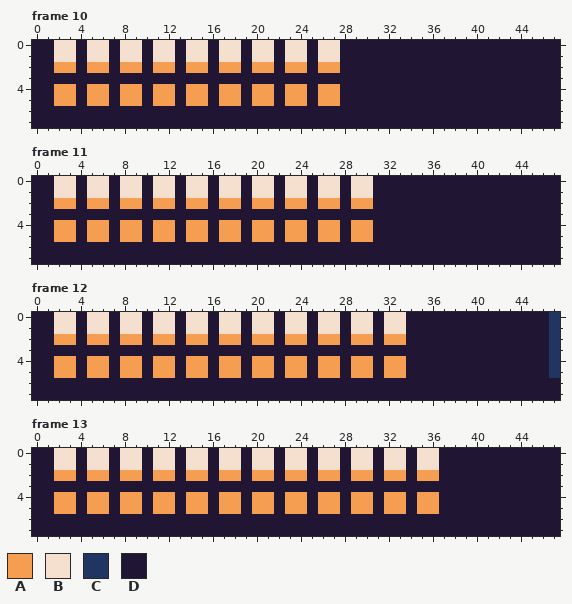
Two versions of one pixel-art file, asset-creation/streaks.aseprite. Above is the file before it was changed.
48x8 pixels, 16 frames. Shown: frame 10, frame 11, frame 12, frame 13. The commit also changed other frames, which this record leaves out.
Visible layers, top first: "streaks", "background".
Palette (. is transparent): A #f59d51  B #f5dfce  C #203562  D #201533
Pixels before, frame 10, first column x 0:
0 DDBBDBBDBBDBBDBBDBBDBBDBBDBBDDDDDDDDDDDDDDDDDDDD
1 DDBBDBBDBBDBBDBBDBBDBBDBBDBBDDDDDDDDDDDDDDDDDDDD
2 DDAADAADAADAADAADAADAADAADAADDDDDDDDDDDDDDDDDDDD
3 DDDDDDDDDDDDDDDDDDDDDDDDDDDDDDDDDDDDDDDDDDDDDDDD
4 DDAADAADAADAADAADAADAADAADAADDDDDDDDDDDDDDDDDDDD
5 DDAADAADAADAADAADAADAADAADAADDDDDDDDDDDDDDDDDDDD
6 DDDDDDDDDDDDDDDDDDDDDDDDDDDDDDDDDDDDDDDDDDDDDDDD
7 DDDDDDDDDDDDDDDDDDDDDDDDDDDDDDDDDDDDDDDDDDDDDDDD
Pixels before, frame 11, first column x 0:
0 DDBBDBBDBBDBBDBBDBBDBBDBBDBBDBBDDDDDDDDDDDDDDDDD
1 DDBBDBBDBBDBBDBBDBBDBBDBBDBBDBBDDDDDDDDDDDDDDDDD
2 DDAADAADAADAADAADAADAADAADAADAADDDDDDDDDDDDDDDDD
3 DDDDDDDDDDDDDDDDDDDDDDDDDDDDDDDDDDDDDDDDDDDDDDDD
4 DDAADAADAADAADAADAADAADAADAADAADDDDDDDDDDDDDDDDD
5 DDAADAADAADAADAADAADAADAADAADAADDDDDDDDDDDDDDDDD
6 DDDDDDDDDDDDDDDDDDDDDDDDDDDDDDDDDDDDDDDDDDDDDDDD
7 DDDDDDDDDDDDDDDDDDDDDDDDDDDDDDDDDDDDDDDDDDDDDDDD
Pixels before, frame 12, first column x 0:
0 DDBBDBBDBBDBBDBBDBBDBBDBBDBBDBBDBBDDDDDDDDDDDDDC
1 DDBBDBBDBBDBBDBBDBBDBBDBBDBBDBBDBBDDDDDDDDDDDDDC
2 DDAADAADAADAADAADAADAADAADAADAADAADDDDDDDDDDDDDC
3 DDDDDDDDDDDDDDDDDDDDDDDDDDDDDDDDDDDDDDDDDDDDDDDC
4 DDAADAADAADAADAADAADAADAADAADAADAADDDDDDDDDDDDDC
5 DDAADAADAADAADAADAADAADAADAADAADAADDDDDDDDDDDDDC
6 DDDDDDDDDDDDDDDDDDDDDDDDDDDDDDDDDDDDDDDDDDDDDDDD
7 DDDDDDDDDDDDDDDDDDDDDDDDDDDDDDDDDDDDDDDDDDDDDDDD
Pixels before, frame 13, first column x 0:
0 DDBBDBBDBBDBBDBBDBBDBBDBBDBBDBBDBBDBBDDDDDDDDDDD
1 DDBBDBBDBBDBBDBBDBBDBBDBBDBBDBBDBBDBBDDDDDDDDDDD
2 DDAADAADAADAADAADAADAADAADAADAADAADAADDDDDDDDDDD
3 DDDDDDDDDDDDDDDDDDDDDDDDDDDDDDDDDDDDDDDDDDDDDDDD
4 DDAADAADAADAADAADAADAADAADAADAADAADAADDDDDDDDDDD
5 DDAADAADAADAADAADAADAADAADAADAADAADAADDDDDDDDDDD
6 DDDDDDDDDDDDDDDDDDDDDDDDDDDDDDDDDDDDDDDDDDDDDDDD
7 DDDDDDDDDDDDDDDDDDDDDDDDDDDDDDDDDDDDDDDDDDDDDDDD
After:
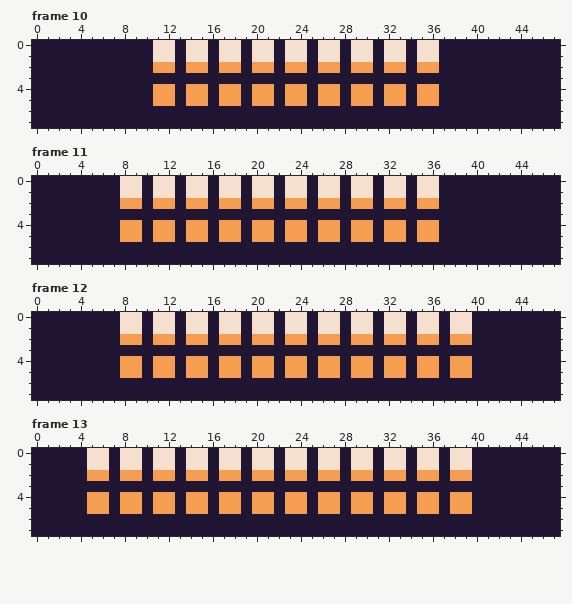
The exact change:
Frame 10, layer "streaks":
Colour D becomes colour A in row 2 at x 29 to 30, 32 to 33 and 35 to 36; in rows 4 to 5 at x 29 to 30, 32 to 33 and 35 to 36.
Colour D becomes colour B in rows 0 to 1 at x 29 to 30, 32 to 33 and 35 to 36.
Colour A becomes colour D in row 2 at x 2 to 3, 5 to 6 and 8 to 9; in rows 4 to 5 at x 2 to 3, 5 to 6 and 8 to 9.
Colour B becomes colour D in rows 0 to 1 at x 2 to 3, 5 to 6 and 8 to 9.
Frame 11, layer "streaks":
Colour D becomes colour A in row 2 at x 32 to 33 and 35 to 36; in rows 4 to 5 at x 32 to 33 and 35 to 36.
Colour D becomes colour B in rows 0 to 1 at x 32 to 33 and 35 to 36.
Colour A becomes colour D in row 2 at x 2 to 3 and 5 to 6; in rows 4 to 5 at x 2 to 3 and 5 to 6.
Colour B becomes colour D in rows 0 to 1 at x 2 to 3 and 5 to 6.
Frame 12, layer "streaks":
Colour D becomes colour A in row 2 at x 35 to 36 and 38 to 39; in rows 4 to 5 at x 35 to 36 and 38 to 39.
Colour D becomes colour B in rows 0 to 1 at x 35 to 36 and 38 to 39.
Colour A becomes colour D in row 2 at x 2 to 3 and 5 to 6; in rows 4 to 5 at x 2 to 3 and 5 to 6.
Colour B becomes colour D in rows 0 to 1 at x 2 to 3 and 5 to 6.
Colour C becomes colour D in rows 0 to 5 at x 47.
Frame 13, layer "streaks":
Colour D becomes colour A in row 2 at x 38 to 39; in rows 4 to 5 at x 38 to 39.
Colour D becomes colour B in rows 0 to 1 at x 38 to 39.
Colour A becomes colour D in row 2 at x 2 to 3; in rows 4 to 5 at x 2 to 3.
Colour B becomes colour D in rows 0 to 1 at x 2 to 3.
